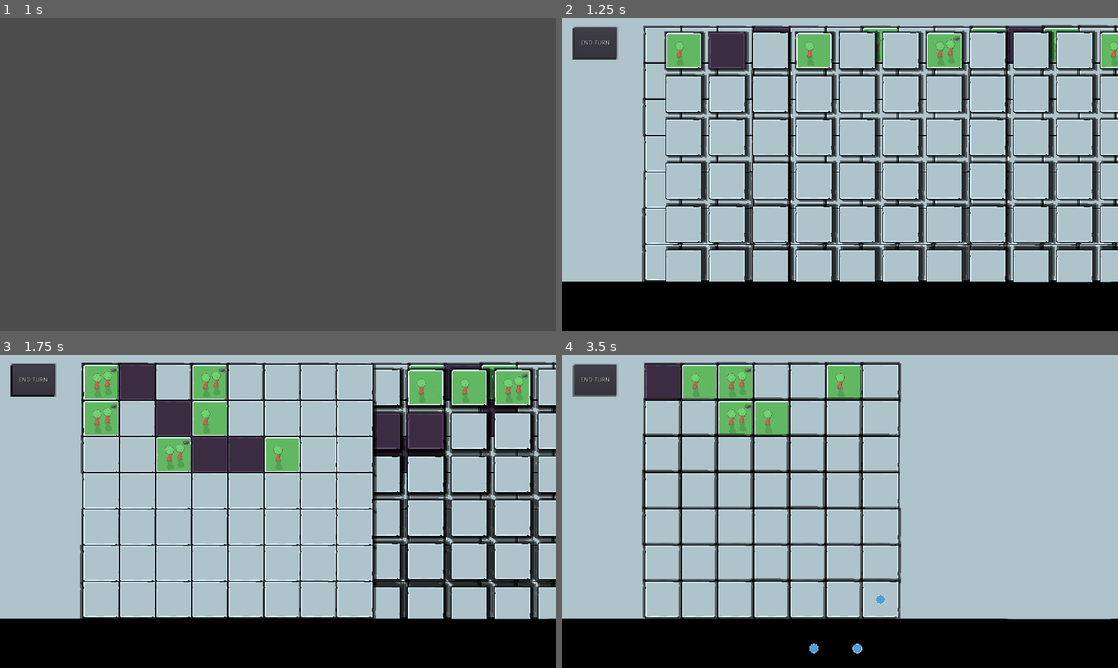
Above: before the commit, frames 1-4 (two rows, left to right).
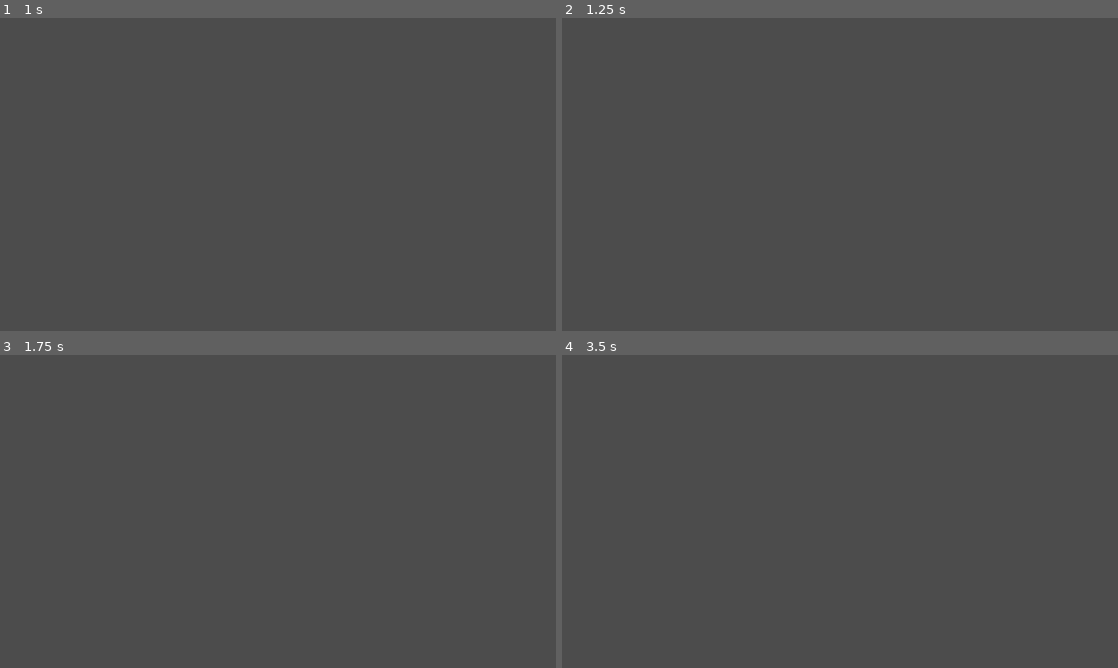
Above: after the commit, the same moments.

Repository: aaronherdzina/grid_rpg
Game: Godot game, scene res://Scenes/MainMenu.tscn
Two runs of this game, one before a commit and one after it. Both use one fixed random seed, a clock stepped at 60 frames per second and the inputs below.
Inputs (mouse positions are in pixels of both pictures, inside the frame that each line leads up to):
- Up to frame 1 (1 s): tap Enter (start) at 0.5, 0.8 s; move the mouse to (400, 158) at 0.52 s; hold Space (spacebar) from 0.53 s (still down)
- Up to frame 2 (1.25 s): keep holding Space (spacebar)
- Up to frame 3 (1.75 s): release Space (spacebar) at 1.25 s; click (100, 383) at 1.27 s
- Up to frame 4 (3.5 s): move the mouse to (728, 527) at 2.02 s; hold Backspace (back) 2.03-2.78 s; tap Enter (start) at 2.1, 3.05 s; tap Space (spacebar) at 2.3 s; move the mouse to (895, 442) at 2.77 s; hold Space (spacebar) from 2.78 s (still down)

Frame 1 is identical in both runs. In frame 2, 93% of the frame differs, in the area x 0-100%, y 0-100%; in frame 3, 97%; in frame 4, 97%.
Error in both runs: Attempt to call function 'end_turn' in base 'null instance' on a null instance. (res://Scripts/main.gd:150)

Commit message:
feat: adding new adjacency logic for attacking ect

Diff:
--- a/Scripts/enemy.gd
+++ b/Scripts/enemy.gd
@@ -114,6 +114,14 @@
 
 	# after turn
 
+func remove_enemy():
+	var l = get_node("/root/level")
+	alive = false
+	l.level_astar.set_point_weight_scale(current_tile.index, meta.unccupied_tile_weight)
+	current_tile.enm_on_tile = false
+	$Sprite.visible = false
+	current_tile = null
+
 
 func stop_turn():
 	# astar set point of current tile to
@@ -159,34 +167,36 @@
 
 	if dmg < 0:
 		dmg = 0
-	health - dmg
+	health -= dmg
+	print(attacker.char_name + ' attacked ' + char_name + ' for ' + str(attack_details["damage"]))
 	if health <= 0:
-		alive = false
+		remove_enemy()
 
 
 func _process(delta):
 	# note the path is a list of actual tiles
-	if path.size() > 0:
-		var d = self.global_position.distance_to(path[0].global_position)
-		if d > 10:
-			position = self.global_position.linear_interpolate(path[0].global_position, (speed * delta)/d)
+	if alive:
+		if path.size() > 0:
+			var d = self.global_position.distance_to(path[0].global_position)
+			if d > 10:
+				position = self.global_position.linear_interpolate(path[0].global_position, (speed * delta)/d)
+			else:
+				var player = get_node("/root/player")
+				current_tile = path[0]
+				position = current_tile.global_position
+				path.remove(0)
+				var stop_path = false
+				if len(path) > 0:
+					for enm in get_tree().get_nodes_in_group("enemies"):
+						if enm != self and enm.current_tile and enm.current_tile.index == path[0].index:
+							stop_path = true
+							break
+					if player.current_tile and path[0].index == player.current_tile.index:
+						stop_path = true
+						# if our next move would be the same as the player's stop and end move
+				else:
+					stop_path = true
+				if stop_path:
+					path = []
 		else:
-			var player = get_node("/root/player")
-			current_tile = path[0]
-			position = current_tile.global_position
-			path.remove(0)
-			var stop_path = false
-			if len(path) > 0:
-				for enm in get_tree().get_nodes_in_group("enemies"):
-					if enm != self and enm.current_tile and enm.current_tile.index == path[0].index:
-						stop_path = true
-						break
-				if player.current_tile and path[0].index == player.current_tile.index:
-					stop_path = true
-					# if our next move would be the same as the player's stop and end move
-			else:
-				stop_path = true
-			if stop_path:
-				path = []
-	else:
-		stop_turn() # does not handle attacking or anything yet
+			stop_turn() # does not handle attacking or anything yet
--- a/Scripts/level.gd
+++ b/Scripts/level.gd
@@ -46,6 +46,8 @@
 var current_enm_count = 0
 var processing_turns = false
 var spawn_types_display_speed = .01
+var current_cols = 0
+var current_rows = 0
 # Called when the node enters the scene tree for the first time.
 
 
@@ -78,6 +80,8 @@
 	var col = lvl_obj["cols"]
 	var row = lvl_obj["rows"]
 	var tiles = lvl_obj["tile_list"]
+	current_rows = row
+	current_cols = col
 	#if not starting_tile:
 	#	starting_tile = get_node("starting_tile")
 
@@ -171,6 +175,8 @@
 	level_astar = AStar2D.new()
 	#var res = astar.get_id_path(1, 3) # Returns [1, 2, 3]
 
+	current_rows = row
+	current_cols = col
 	for c in range(0, col):
 		for r in range(0, row):
 			tile_index += 1
@@ -362,6 +368,7 @@
 	# make sure point exists, node exists and make sure the
 	# index is not out of range or the tile array
 	print('right_tile_idx ' + str(tile_index) + ' v right_tile_idx ' + str(right_tile_idx))
+
 	if tile.col > 0 and astar_path_obj.has_point(above_tile_idx) and above_tile_idx >= 0 and above_tile_idx < tile_count and main.checkIfNodeDeleted(level_tiles[tile_index]) == false:
 		astar_path_obj.connect_points(tile_index, above_tile_idx, true)
 
@@ -419,7 +426,8 @@
 		p.stop_turn()
 		round_turns = []
 		for enm in get_tree().get_nodes_in_group("enemies"):
-			round_turns.append(enm)
+			if main.checkIfNodeDeleted(enm) == false and enm.alive:
+				round_turns.append(enm)
 		process_enemy_turns()
 	else:
 		meta.player_turn = true
--- a/Scripts/main.gd
+++ b/Scripts/main.gd
@@ -164,7 +164,7 @@
 			lvl.remove_tiles()
 			lvl.queue_free()
 		var timer1 = Timer.new()
-		timer1.set_wait_time(.5)
+		timer1.set_wait_time(1.5)
 		timer1.set_one_shot(true)
 		get_node("/root").add_child(timer1)
 		timer1.start()
--- a/Scripts/meta.gd
+++ b/Scripts/meta.gd
@@ -60,17 +60,63 @@
 	return character_stats
 
 
+func get_adjacent_tiles_in_distance(tile=null, distance=1, type="fill"):
+	var l = get_node("/root/level")
+	var all_adjacent_tiles = []
+	var tile_count = len(l.level_tiles)
+	var tile_index = tile.index
 
-func get_adjacent_tiles_in_distance(tile=null, distance=1):
-	var l = get_node("/root/level")
-	var all_adjacent_tiers = []
-	for i in range(0, distance):
-		var point_neighbors = []
-		point_neighbors = l.level_astar.get_point_connections(tile.index)
-		for point_n in point_neighbors:
-			for t in l.level_tiles:
-				if point_n == t.index:
-					all_adjacent_tiers.append(t)
+	# Fill all adjacent
+	# cross up down left right
+	# star all directions but not inbetween tiles
+
+	if type == "fill":
+		for t in l.level_tiles:
+			if t.col >= tile.col - distance and t.col <= tile.col + distance and\
+			   t.row >= tile.row - distance and t.row <= tile.row + distance:
+				all_adjacent_tiles.append(t)
+
+	else:
+		for i in range(1, distance+1):
+			var point_neighbors = []
+			#point_neighbors = l.level_astar.get_point_connections(tile.index)
+			var above_tile_idx = tile_index - (l.current_rows * i)
+			var above_right_tile_idx = tile_index - (l.current_rows * i) + i
+			var above_left_tile_idx = tile_index - (l.current_rows * i) - i
+
+			var right_tile_idx = tile_index + i
+			var below_tile_idx = tile_index + (l.current_rows * i)
+			var below_right_tile_idx = tile_index + (l.current_rows * i) + i
+			var below_left_tile_idx = tile_index + (l.current_rows * i) - i
+
+			var left_tile_idx = tile_index - i
+			print('above_tile_idx ' + str(above_tile_idx))
+			if tile.col > - 1 + i and above_tile_idx >= 0 and above_tile_idx < tile_count and main.checkIfNodeDeleted(l.level_tiles[above_tile_idx]) == false:
+				all_adjacent_tiles.append(l.level_tiles[above_tile_idx])
+			if type == "fill" or type == "star":
+				if tile.col > - 1 + i and tile.row < l.current_rows-i and above_right_tile_idx >= 0 and above_right_tile_idx < tile_count and main.checkIfNodeDeleted(l.level_tiles[above_right_tile_idx]) == false:
+					all_adjacent_tiles.append(l.level_tiles[above_right_tile_idx])
+
+				if tile.col > - 1 + i and tile.row > -1 + i and above_left_tile_idx >= 0 and above_left_tile_idx < tile_count and main.checkIfNodeDeleted(l.level_tiles[above_left_tile_idx]) == false:
+					all_adjacent_tiles.append(l.level_tiles[above_left_tile_idx])
+
+			if tile.row < l.current_rows-i and right_tile_idx >= 0 and right_tile_idx < tile_count and main.checkIfNodeDeleted(l.level_tiles[right_tile_idx]) == false:
+				all_adjacent_tiles.append(l.level_tiles[right_tile_idx])
+
+			if tile.col < l.current_cols-i and below_tile_idx >= 0 and below_tile_idx < tile_count and main.checkIfNodeDeleted(l.level_tiles[below_tile_idx]) == false:
+				all_adjacent_tiles.append(l.level_tiles[below_tile_idx])
+
+			if type == "fill" or type == "star":
+				if tile.col > - 1 + i and tile.row < l.current_rows-i and below_right_tile_idx >= 0 and below_right_tile_idx < tile_count and main.checkIfNodeDeleted(l.level_tiles[below_right_tile_idx]) == false:
+					all_adjacent_tiles.append(l.level_tiles[below_right_tile_idx])
+
+				if tile.col > - 1 + i and tile.row > -1 + i and below_left_tile_idx >= 0 and below_left_tile_idx < tile_count and main.checkIfNodeDeleted(l.level_tiles[below_left_tile_idx]) == false:
+					all_adjacent_tiles.append(l.level_tiles[below_left_tile_idx])
+
+			if tile.row > -1 + i and left_tile_idx >= 0 and left_tile_idx < tile_count and main.checkIfNodeDeleted(l.level_tiles[left_tile_idx]) == false:
+				all_adjacent_tiles.append(l.level_tiles[left_tile_idx])
+
+	return all_adjacent_tiles
 
 
 func get_closest_adjacent_tile(starting_node, target_node, random=false, is_player=false):
--- a/Scripts/player.gd
+++ b/Scripts/player.gd
@@ -17,12 +17,14 @@
 var processing_turn = false
 
 var attack = 2
+var atk_range = 1
 var damage = 3
 var defense = 0
 var can_attack = true
 var energy = 3
 
 var default_energy = 3
+var default_atk_range = 1
 var default_attack = 2
 var default_damage = 3
 var default_defense = 0
@@ -34,6 +36,7 @@
 var battle_defense_debuff = 0
 var battle_move_debuff = 0
 var alive = true
+
 
 func set_default_stats():
 	attack = default_attack
@@ -51,6 +54,8 @@
 		attack = 0
 	if damage < 0:
 		damage = 0
+	if atk_range < 0:
+		atk_range = 0
 
 
 func _ready():
@@ -61,12 +66,25 @@
 	""" Check tile, see if enemy is there and we are in range, if so attack (keep
 		stats if we want to undo the attack) ELSE do the move to tile stuff
 	"""
+	var is_in_attack_range = false
+	var adjacent_tiles_in_range = meta.get_adjacent_tiles_in_distance(current_tile, atk_range, "fill")
+	for tile in adjacent_tiles_in_range:
+		if target.current_tile == tile:
+			is_in_attack_range = true
+			break
+
+	if not is_in_attack_range:
+		chosen_tile = target.current_tile
+		move()
+		return
+
 	var attack_details = {
 		"damage": damage
 	}
 	if attack > 0 and main.checkIfNodeDeleted(target) == false and target.alive:
 		attack -= 1
 		target.take_damage(self, attack_details)
+		print('attacked!')
 
 
 func take_damage(attacker, attack_details):
@@ -207,7 +225,7 @@
 					if not path[0].can_move:
 						stop_path = true
 					for enm in get_tree().get_nodes_in_group("enemies"):
-						if main.checkIfNodeDeleted(enm) == false and enm.current_tile and enm.current_tile.index == path[0].index:
+						if main.checkIfNodeDeleted(enm) == false and enm.alive and enm.current_tile and enm.current_tile.index == path[0].index:
 							stop_path = true
 							break
 						# if our next move would be the same as the player's stop and end move
--- a/Scripts/tile.gd
+++ b/Scripts/tile.gd
@@ -117,6 +117,19 @@
 			t.modulate = Color(1, 1, 1, 1)
 			if not t.can_move:
 				t.modulate = Color(.4, .4, .4, 1)
+	move_or_attack()
+
+
+func move_or_attack():
+	if not get_node("/root").has_node("player"):
+		return
+	var p = get_node("/root/player")
+
+	if meta.player_turn:
+		for enm in get_tree().get_nodes_in_group("enemies"):
+			if main.checkIfNodeDeleted(enm) == false and enm.alive and self.index == enm.current_tile.index:
+				p.attack(enm)
+				return
 	if can_move:
 		move_to_tile_on_press()
 
@@ -197,6 +210,9 @@
 		if i % 6 == 0:
 			tile_text += "\n"
 
+	for t in meta.get_adjacent_tiles_in_distance(self, 1):
+		t.modulate = Color(1, 0, 1, 1)
+
 	l.get_node("text_overlay/tile_text").set_text(tile_text)
 
 
